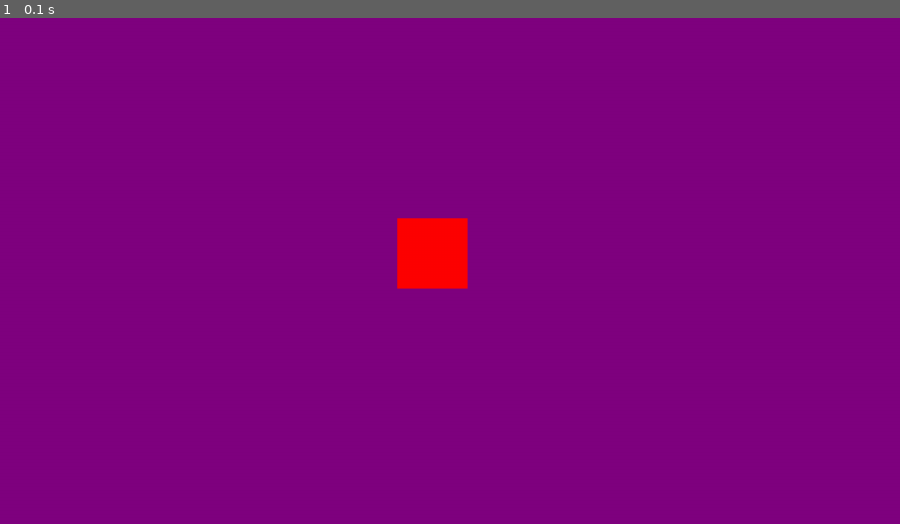
Above: before the commit, frame 1.
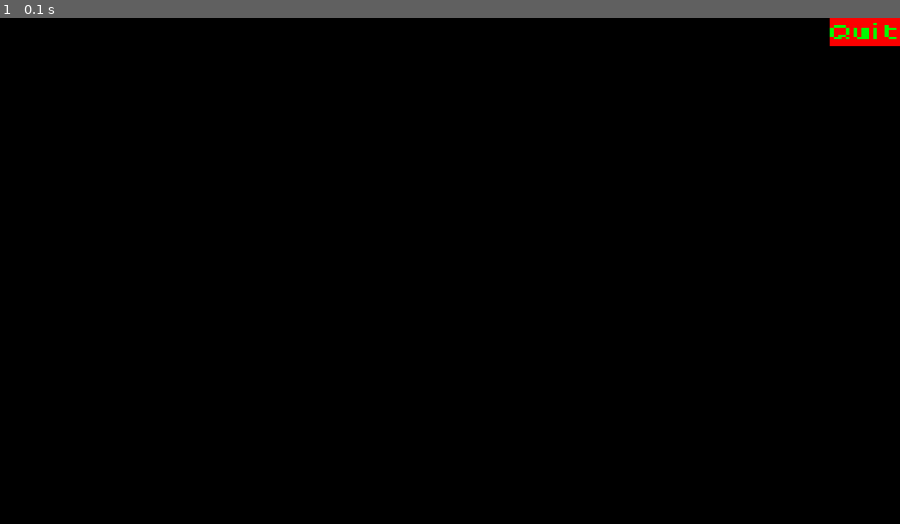
Above: after the commit, the same moment.

Repository: Intense2aT/pygame_game_for_school_project
Game: pygame game, started from src/main.py
Two runs of this game, one before a commit and one after it. Both use one fixed random seed, a clock stepped at 60 frames per second and the inputs below.
Inputs:
- Up to frame 1 (0.1 s): no input

The runs differ from the first frame. In frame 1, 100% of the frame differs, in the area x 0-100%, y 0-100%.

Commit message:
change log:
Implemented text drawing, scaling of text still needs to be fixed

Diff:
--- a/src/error_list.py
+++ b/src/error_list.py
@@ -26,6 +26,8 @@
     2: "Object Error 2: Object draw() argument drawType is not coloured or textured :/",
     3: "Object Error 3: Variable textureName not set for textured draw call.",
     4: "Object Error 4: Type of interaction field set is not \"global\"/\"local\"",
+    5: "Object Error 5: End value of text when updating rendered text is outside the range of text",
+    6: "Object Error 6: Drawing text is enabled but no text has been rendered for the draw call to draw",
 }
 
 error_dict_scene:dict = {
--- a/src/main.py
+++ b/src/main.py
@@ -53,26 +53,28 @@
 manager.set_fps_limit(30)
 
 manager.use_background_colour(True)
-manager.set_background_colour((128, 0, 128, 255))
+manager.set_background_colour((0, 0, 0, 255))
 
 test_base_settings:list = [
-    [565, 285], #position
-    [100, 100], #dimensions
+    [1180, 0], #position
+    [100, 40], #dimensions
 ]
 
-test_base_settings2:list = [
-    [590, 310],
-    [100, 100]
-]
-
-def testFunc1(mootor): pass #print("testFunc1 called")
-def testFunc1_interact(mootor): print("testFunc1_interact called")
+def testFunc1(mootor): pass #mootor.kill_program()
+def testFunc1_interact(mootor): mootor.kill_program()
 testTexGroup = objects.textureGroup((255, 0, 0, 255))
 #testTexGroup.addTexture("std", "src/textures/heartPixel1.png")
-testTexGroup.addFont("Tiny5", "src/fonts/Tiny5/Tiny5-Regular.ttf", 10)
+testTexGroup.addFont("Tiny5-10", "src/fonts/Tiny5/Tiny5-Regular.ttf", 10)
 testcase = objects.object(test_base_settings, testTexGroup)
 testcase.set_game_interact_func(testFunc1)
+testcase.set_call_on_press(True)
 testcase.set_ui_interact_func(testFunc1_interact)
+
+testcase.set_draw_with_text(True)
+testcase.set_text_to_draw("Quit")
+testcase.set_text_colour([0, 255, 0, 255])
+testcase.set_text_dimensions_scale_rel(1, 1)
+testcase.update_rendered_text("Tiny5-10")
 
 scene = mootor.scene()
 scene.addLayer("layer_1")
--- a/src/objects.py
+++ b/src/objects.py
@@ -87,6 +87,12 @@
         self.__call_on_press:bool = False
 
         self.__draw_type = "coloured"
+
+        self.__draw_with_text:bool = False
+        self.__text_to_draw:str = None
+        self.__text_colour:list = []
+        self.__text_dimensions:list[float, float] = self.__dimensions
+        self.__rendered_text:pygame.surface.Surface = None
 
     def get_position(self) -> list[float, float]:
         return self.__position
@@ -265,6 +271,49 @@
     def get_draw_type(self):
         return self.__draw_type
 
+    def set_draw_with_text(self, set:bool):
+        self.__draw_with_text = set
+
+    def get_draw_with_text(self):
+        return self.__draw_with_text
+
+    def set_text_to_draw(self, text:str):
+        self.__text_to_draw = text
+        #QUICKFIX, THIS IS BAD FIX SCALING LATER
+        print("Text scaling bad fix applied in set_text_to_draw() func in object")
+        self.__text_to_draw = self.__text_to_draw + ' '
+
+    def get_text_to_draw(self):
+        return self.__text_to_draw
+
+    def set_text_colour(self, colour:list[int, int, int, int]):
+        self.__text_colour = colour
+
+    def get_text_colour(self):
+        return self.__text_colour
+
+    def set_text_dimensions(self, dimensions:list[float, float]):
+        self.__text_dimensions = dimensions
+
+    def set_text_dimensions_scale_rel(self, x_mul:float, y_mul:float):
+        self.__text_dimensions = [
+            self.__dimensions[0] * x_mul,
+            self.__dimensions[1] * y_mul
+        ]
+
+    def get_text_dimensions(self):
+        return self.__text_dimensions
+
+    #start and end according to python list standards
+    def update_rendered_text(self, fontName:str, AA:bool = 0, start:int = 0, end:int = 0):
+        if end == 0:
+            end = len(self.__text_to_draw) - 1
+        elif end > len(self.__text_to_draw) - 1:
+            raise Exception(object_errors[5])
+
+        text = self.__text_to_draw[start:end]
+        self.__rendered_text = self.__textures.getFont(fontName).render(text, AA, self.__text_colour)
+
     #main draw, drawType is for wether the draw should be textured or coloured
     def draw(self, Mootor, textureName:str = None):
         if self.__draw_type == "textured":
@@ -279,3 +328,11 @@
             pygame.draw.rect(Mootor.get_screen(), self.getTextureGroup().getColour(),
                              (tuple(standardise_with_engine(self.get_position(), Mootor.get_current_global_pos())),
                               tuple(self.get_dimensions())))
+
+        if self.__draw_with_text:
+            if self.__rendered_text != None:
+                final_renderable_surface = pygame.transform.scale(self.__rendered_text, self.get_text_dimensions())
+                Mootor.get_screen().blit(final_renderable_surface,
+                                         standardise_with_engine(self.__position, Mootor.get_current_global_pos()))
+            else:
+                raise Exception(object_errors[6])
--- a/src/pygame_mootor.py
+++ b/src/pygame_mootor.py
@@ -146,6 +146,9 @@
             pygame.init()
         else:
             raise Exception(std_errors[1])
+
+        if not pygame.font.get_init():
+            pygame.font.init()
 
         #set display
         self.__screen = pygame.display.set_mode(display_size)
